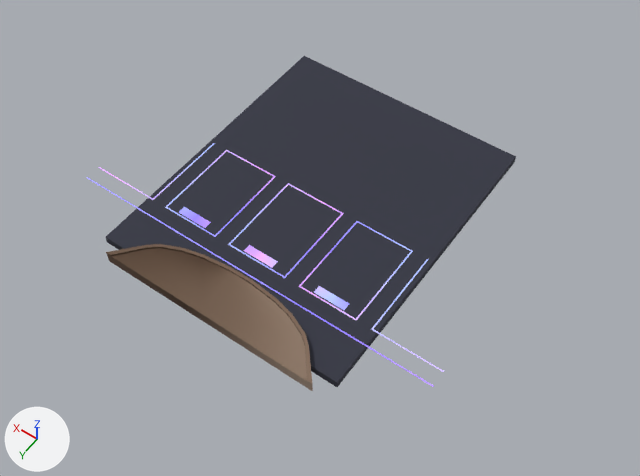
The FBX model Assets/Element/Resources/3D Object/SceneObj/1B_v3.fbx as it was, and as the next commit left it.
Before and after are seen from a 50 mm lens placed at (-41.2, 53.1, 97.6), pointed at (4.7, -11.2, -3.4). The axes (+X, +Y, +Z) are drawn at lower left. The lights are the same throughout. The picture after the commit comes second. Where no turn or scale is listed for an object, it has been applied to the vertices.

The older version as bpy lines, for what is in view:
```python
me_cube_001 = bpy.data.meshes.new('Cube.001')
me_cube_001.from_pydata(...)  # 8 vertices, 5 faces; spans x -11.8..27.7, y -14.6..8.3, z -1.2..0.0
me_cube_001.materials.append(mat_coloratlas_b1)  # picture img_coloratlas_b1_png
me_cube_024 = bpy.data.meshes.new('Cube.024')
me_cube_024.from_pydata([(-11.8, -14.6, -1.2), (-11.8, -14.6, 0.0), (27.7, -14.6, -1.2), (27.7, -14.6, 0.0), (-11.8, -38.7, -1.2), (-11.8, -38.7, 0.0), (27.7, -38.7, 0.0), (27.7, -38.7, -1.2)], [], [(1, 0, 4, 5), (7, 6, 5, 4), (0, 2, 7, 4), (3, 1, 5, 6), (2, 3, 6, 7)])
me_cube_024.materials.append(mat_material_013)  # greyish blue #313341
me_cylinder = bpy.data.meshes.new('Cylinder')
me_cylinder.from_pydata(...)  # 52 vertices, 52 faces; spans x -9.7..25.0, y 2.6..10.6, z -1.0..1.0
me_cylinder.materials.append(mat_coloratlas_b1)  # picture img_coloratlas_b1_png
me_plane_005 = bpy.data.meshes.new('Plane.005')
me_plane_005.from_pydata(...)  # 24 vertices, 18 faces; spans x -14.4..14.4, y -3.2..-1.9, z 0.0
me_plane_005.materials.append(mat_coloratlas_b1_e)
me_plane_006 = bpy.data.meshes.new('Plane.006')
me_plane_006.from_pydata(...)  # 40 vertices, 17 faces; spans x -29.7..29.7, y -15.4..1.0, z 0.0
me_plane_006.materials.append(mat_coloratlas_b1_e)
# before: 9 (4.7, -1.7, 0.0) at pixel (230, 244), 12 (4.9, -1.5, 0.0) at pixel (227, 244), 29 (-4.7, -1.7, 0.0) at pixel (284, 276), 32 (-4.9, -1.5, 0.0) at pixel (284, 278)
ob_cube = bpy.data.objects.new('Cube', me_cube_001)
ob_cube.location = (0.0, 0.0, 0.0)
ob_cylinder = bpy.data.objects.new('Cylinder', me_cylinder)
ob_cylinder.location = (0.0, 0.0, 0.0)
ob_floor2 = bpy.data.objects.new('floor2', me_cube_024)
ob_floor2.location = (0.0, 0.0, 0.0)
ob_plane_002 = bpy.data.objects.new('Plane.002', me_plane_005)
ob_plane_002.location = (8.0, 0.9, 0.0)
ob_plane_003 = bpy.data.objects.new('Plane.003', me_plane_006)
ob_plane_003.location = (8.0, 0.9, 0.0)
```
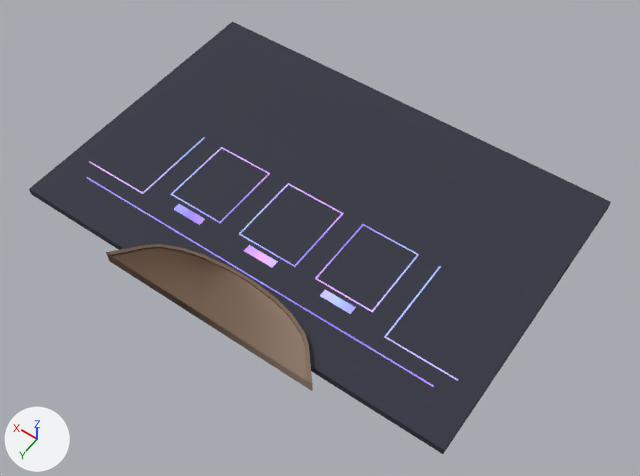
Commit message: 地下室場景更新

The change, as a diff of the scene's bpy script:
```diff
--- a/Assets/Element/Resources/3D Object/SceneObj/1B_v3.fbx.py
+++ b/Assets/Element/Resources/3D Object/SceneObj/1B_v3.fbx.py
@@ me_cube_001 @@
 # used by ob_cube; location = (0.0, 0.0, 0.0)
-me_cube_001.from_pydata(...)  # 8 vertices, 5 faces; spans x -11.8..27.7, y -14.6..8.3, z -1.2..0.0
+me_cube_001.from_pydata(...)  # 8 vertices, 5 faces; spans x -27.1..43.0, y -14.6..8.3, z -1.2..0.0
+# me_cube_001 part 9: the whole mesh is scaled about its middle by (1.78, 1, 1)
 me_cube_001.materials.append(mat_coloratlas_b1)
@@ me_plane_006 @@
 # used by ob_plane_003; location = (8.0, 0.9, 0.0)
-me_plane_006.from_pydata(...)  # 40 vertices, 17 faces; spans x -29.7..29.7, y -15.4..1.0, z 0.0
+me_plane_006.from_pydata(...)  # 40 vertices, 17 faces; spans x -31.7..31.7, y -15.4..1.0, z 0.0
+# me_plane_006 part 4: the loose piece of 6 vertices spanning x 18.8..29.7, y -15.4..-1.5, z 0.0 is moved by (2.0, 0.0, 0.0)
+# me_plane_006 part 5: the loose piece of 8 vertices spanning x 7.2..16.5, y -15.4..-1.5, z 0.0 is scaled about its middle by (1, 0.834, 0.834), then moved by (1.0, -1.1, 0.0)
+# me_plane_006 part 6: the loose piece of 6 vertices spanning x -29.7..-18.8, y -15.4..-1.5, z 0.0 is moved by (-2.0, 0.0, 0.0)
+# me_plane_006 part 7: the loose piece of 8 vertices spanning x -16.5..-7.2, y -15.4..-1.5, z 0.0 is scaled about its middle by (1, 0.834, 0.834), then moved by (-1.0, -1.1, 0.0)
+# me_plane_006 part 8
+for i in [9, 12, 29, 32]: me_plane_006.vertices[i].co += Vector((0.0, -2.3, 0.0))
 me_plane_006.materials.append(mat_coloratlas_b1_e)
@@ me_plane_005 @@
 # used by ob_plane_002; location = (8.0, 0.9, 0.0)
-me_plane_005.from_pydata(...)  # 24 vertices, 18 faces; spans x -14.4..14.4, y -3.2..-1.9, z 0.0
+me_plane_005.from_pydata(...)  # 24 vertices, 18 faces; spans x -15.4..15.4, y -3.2..-1.9, z 0.0
+# me_plane_005 part 2: the loose piece of 8 vertices spanning x 9.4..14.4, y -3.2..-1.9, z 0.0 is moved by (1.0, 0.0, 0.0)
+# me_plane_005 part 3: the loose piece of 8 vertices spanning x -14.4..-9.4, y -3.2..-1.9, z 0.0 is moved by (-1.0, 0.0, 0.0)
 me_plane_005.materials.append(mat_coloratlas_b1_e)
@@ me_cube_024 @@
 # used by ob_floor2; location = (0.0, 0.0, 0.0)
-me_cube_024.from_pydata(...)  # 8 vertices, 5 faces; spans x -11.8..27.7, y -38.7..-14.6, z -1.2..0.0
+me_cube_024.from_pydata(...)  # 8 vertices, 5 faces; spans x -27.1..43.0, y -38.7..-14.6, z -1.2..0.0
+# me_cube_024 part 1: the whole mesh is scaled about its middle by (1.78, 1, 1)
 me_cube_024.materials.append(mat_material_013)
```

Boxes [x1, y1, x2, y2] around the edits, measured in the pictures (640 x 476 px; the box of a moved part takes in the faces that stretch with it):
'Cube', rescaled (54% wider, 43% taller)
    before: [106, 141, 433, 387]
    after: [29, 101, 533, 454]
'floor2', rescaled (56% wider, 42% taller)
    before: [211, 56, 516, 267]
    after: [136, 22, 611, 321]
'Plane.003', reshaped
    before: [87, 143, 444, 387]
    after: [87, 138, 458, 387]
part 2 of me_plane_005, moved or reshaped
    before: [179, 207, 211, 228]
    after: [174, 204, 205, 225]
part 3 of me_plane_005, moved or reshaped
    before: [314, 286, 349, 310]
    after: [320, 290, 356, 314]
part 4 of me_plane_006, moved or reshaped
    before: [99, 143, 215, 200]
    after: [89, 138, 204, 194]
part 5 of me_plane_006, moved or reshaped
    before: [165, 150, 276, 237]
    after: [171, 147, 270, 223]
part 6 of me_plane_006, moved or reshaped
    before: [371, 259, 444, 372]
    after: [384, 266, 458, 381]
part 7 of me_plane_006, moved or reshaped
    before: [299, 221, 413, 320]
    after: [315, 224, 419, 312]
part 8 of me_plane_006, moved or reshaped
    before: [228, 184, 344, 278]
    after: [239, 184, 344, 267]
